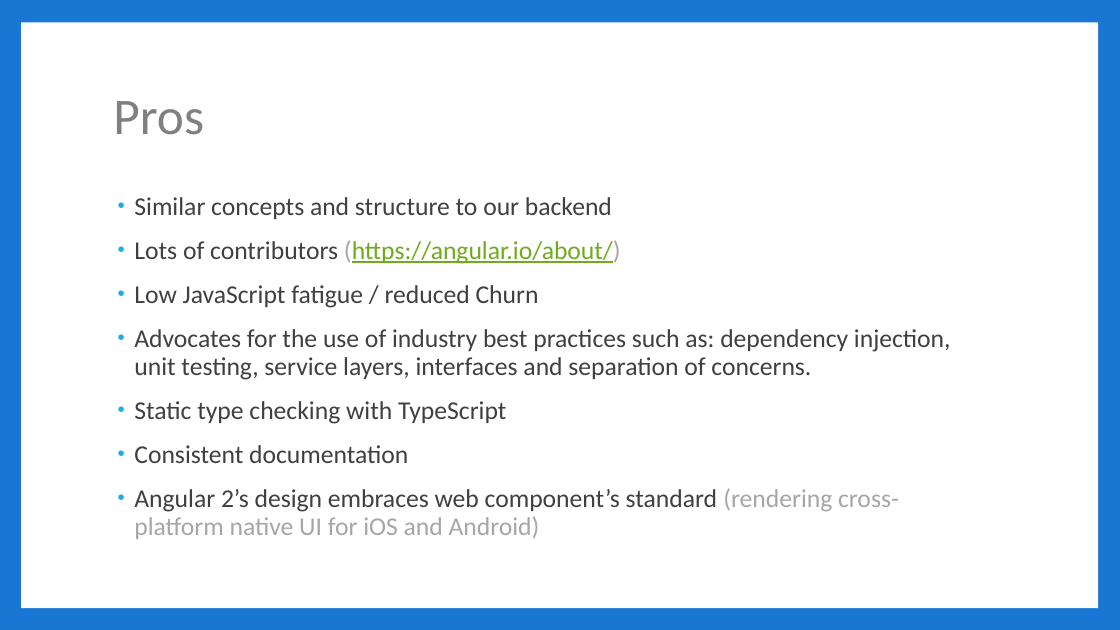
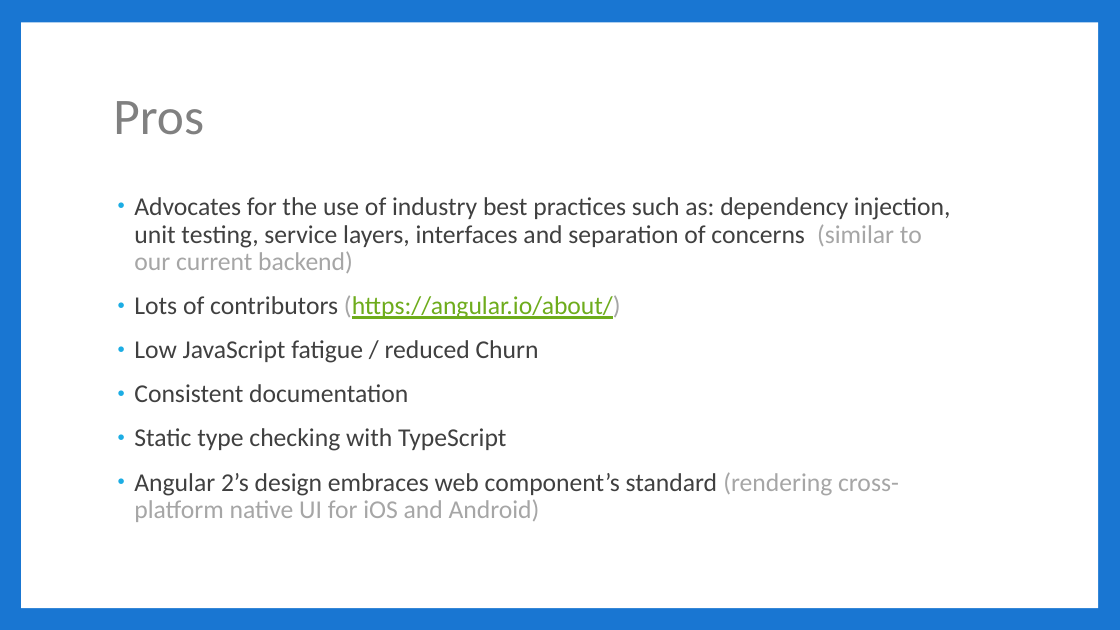
Before and after one commit to jbicks/angular2-demo, a slide deck: slide 16 of Angular2.pptx (slide 15 before the commit). Drawn at 1120x630 pixels with LibreOffice and Linux fonts; fonts in the diff are those of the drawing. Boxes give left, top, right and bottom in pixels: in the first picture for what was removed or moved away, otherwise in the second. Text is boxed around its words. In the diff, an @@ line names an element or a change of style, - is before the commit and + after.

```diff
--- a/Angular2.pptx
+++ b/Angular2.pptx
@@ text at <box>134,197,951,273</box>: text changed @@
-• Similar concepts and structure to our backend
+  • Advocates for the use of industry best practices such as: dependency injection, unit testing, service layers, interfaces and separation of concerns (similar to our current backend)
@@ text at <box>134,384,408,402</box>: text changed @@
-  • Advocates for the use of industry best practices such as: dependency injection, unit testing, service layers, interfaces and separation of concerns.
+• Consistent documentation
@@ text at <box>134,445,408,463</box>: paragraph removed @@
-• Consistent documentation
```
Also in this commit, not shown: 7 other slides changed, 2 slides added, 2 other files.
